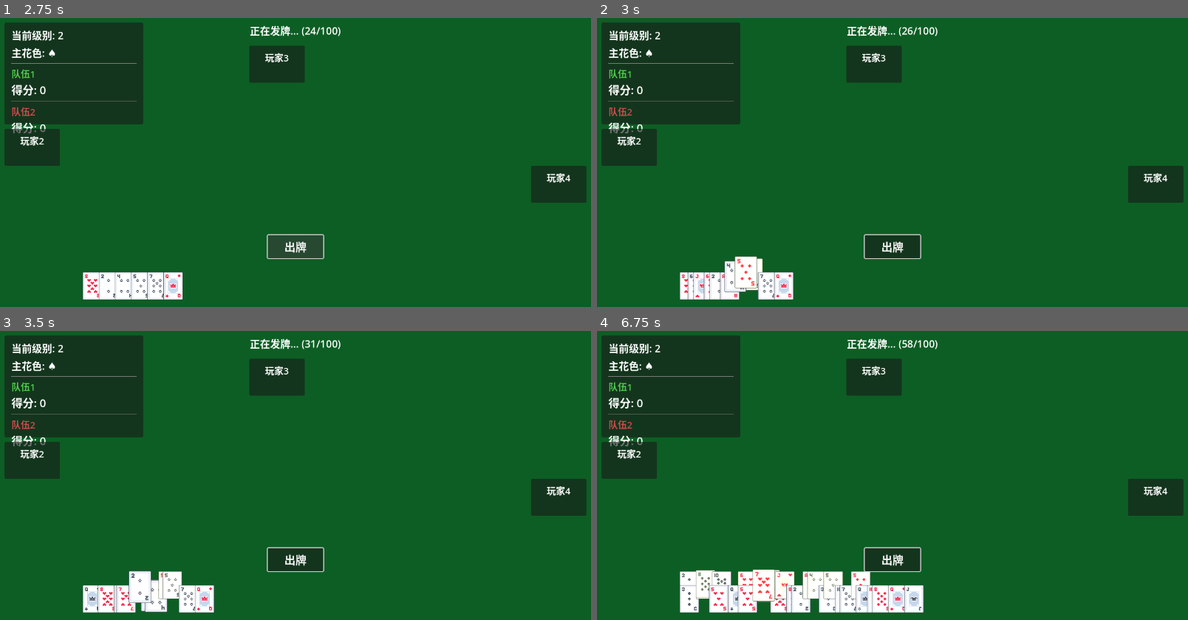
Above: before the commit, frames 1-4 (two rows, left to right).
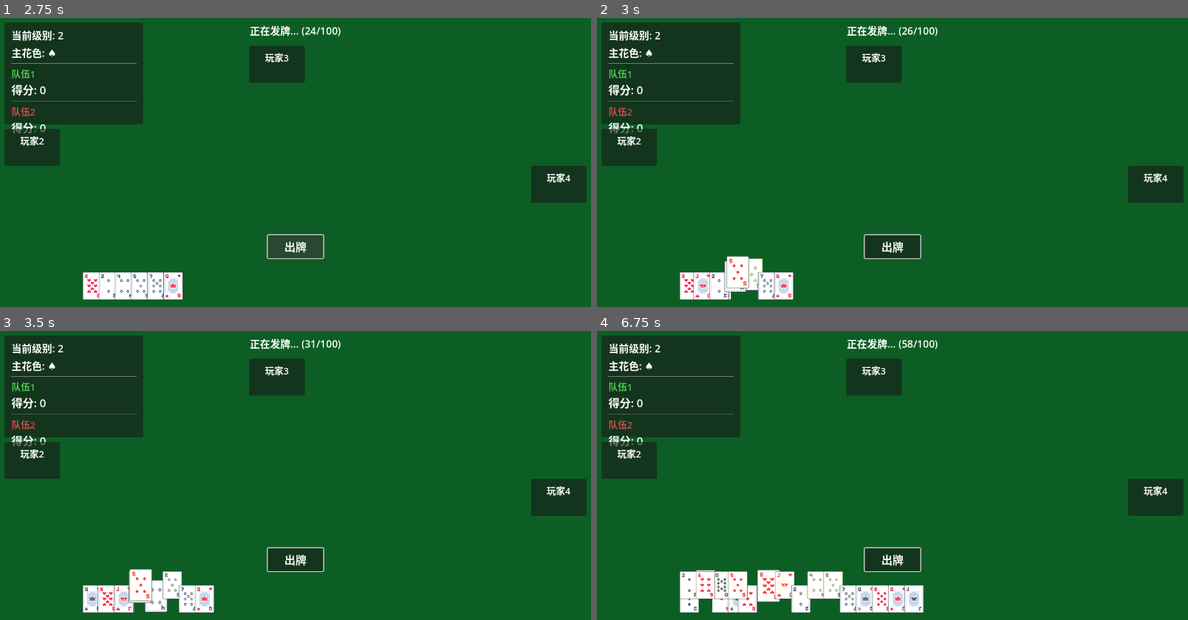
Above: after the commit, the same moments.

Repository: Eda-1121/Video-game-development
Game: Godot game, scene res://scenes/main.tscn
Same seed, same stepped clock (60 frames per second), same inputs: the game is played once before the commit and once after it.
Inputs (mouse positions are in pixels of both pictures, inside the frame that each line leads up to):
- Up to frame 1 (2.75 s): click "出牌" at 0.5 s; click "出牌" at 1.25 s; click "出牌" at 2 s
- Up to frame 2 (3 s): tap Enter at 2.75 s; move the mouse to (732, 286) at 2.77 s; click (732, 286) at 2.92 s
- Up to frame 3 (3.5 s): no input
- Up to frame 4 (6.75 s): move the mouse to (744, 596) at 3.52 s; click (744, 596) at 3.67 s; move the mouse to (732, 599) at 4.27 s; click (732, 599) at 4.42 s; move the mouse to (685, 599) at 5.02 s; click (685, 599) at 5.17 s; move the mouse to (697, 599) at 5.77 s; click (697, 599) at 5.92 s; move the mouse to (750, 599) at 6.52 s; click (750, 599) at 6.67 s

Frame 1 is identical in both runs. In frame 2, 0.4% of the frame differs, in the area x 15-28%, y 82-98%; in frame 3, 0.4%; in frame 4, 1.4%, in the area x 14-47%, y 82-98%.

Commit message:
修复发牌阶段玩家叫牌功能
问题描述：
- 玩家在发牌阶段无法叫牌，因为只等待1秒就继续发牌了
- 玩家来不及做出叫牌决策

解决方案：
1. 添加waiting_for_bid_decision和bid_decision_made标记变量
2. 修改check_and_handle_bidding方法：
   - 当人类玩家可以叫牌时，显示叫牌UI并启用按钮
   - 通过while循环等待玩家做出决策（叫牌或不叫）
   - 每0.1秒检查一次bid_decision_made标记
   - 收到决策信号后继续发牌流程
3. 修改_on_player_bid_made和_on_player_bid_passed：
   - 在处理完叫牌后设置bid_decision_made = true
   - 通知发牌流程可以继续

确认排序逻辑正确：
- 主牌排序顺序符合要求：
  0. 主花色非等级牌（从小到大）
  1. 非主花色等级牌
  2. 主花色等级牌
  3. 小王
  4. 大王

现在玩家可以在发牌阶段正常叫牌了

🤖 Generated with [Claude Code](https://claude.com/claude-code)

Co-Authored-By: Claude <noreply@anthropic.com>

Diff:
--- a/扑克牌游戏-升级/scripts/game_manager.gd
+++ b/扑克牌游戏-升级/scripts/game_manager.gd
@@ -41,6 +41,10 @@
 # UI管理器引用
 var ui_manager = null
 
+# 叫牌决策等待标记
+var waiting_for_bid_decision: bool = false
+var bid_decision_made: bool = false
+
 signal phase_changed(phase: GamePhase)
 signal game_over(winner_team: int)
 
@@ -193,13 +197,27 @@
 
 	# 如果是人类玩家且拿到了当前级别的牌
 	if player.player_type == Player.PlayerType.HUMAN and max_count > 0:
-		# 显示叫牌提示
-		if can_make_bid(player, max_suit, max_count):
+		# 检查是否可以叫牌
+		var can_bid_single = can_make_bid(player, max_suit, 1)
+		var can_bid_pair = max_count >= 2 and can_make_bid(player, max_suit, 2)
+
+		if can_bid_single or can_bid_pair:
+			# 显示叫牌UI并启用按钮
 			if ui_manager and ui_manager.has_node("BiddingUI"):
 				var bidding_ui = ui_manager.get_node("BiddingUI")
 				bidding_ui.enable_buttons(true)
-			# 等待玩家叫牌或选择不叫（使用超时机制）
-			await get_tree().create_timer(1.0).timeout
+				bidding_ui.show_bidding_ui(true)
+
+			# 设置等待标记
+			waiting_for_bid_decision = true
+			bid_decision_made = false
+
+			# 等待玩家做出决策（叫牌或不叫）
+			while waiting_for_bid_decision and not bid_decision_made:
+				await get_tree().create_timer(0.1).timeout
+
+			# 重置标记
+			waiting_for_bid_decision = false
 
 	# AI玩家自动叫牌逻辑
 	elif player.player_type == Player.PlayerType.AI:
@@ -290,12 +308,18 @@
 		var bidding_ui = ui_manager.get_node("BiddingUI")
 		bidding_ui.enable_buttons(false)
 
+	# 设置决策完成标记，通知继续发牌
+	bid_decision_made = true
+
 func _on_player_bid_passed():
 	"""玩家选择不叫"""
 	# 禁用叫牌按钮
 	if ui_manager and ui_manager.has_node("BiddingUI"):
 		var bidding_ui = ui_manager.get_node("BiddingUI")
 		bidding_ui.enable_buttons(false)
+
+	# 设置决策完成标记，通知继续发牌
+	bid_decision_made = true
 
 func can_make_bid(player: Player, suit: Card.Suit, count: int) -> bool:
 	"""检查是否可以叫牌"""
